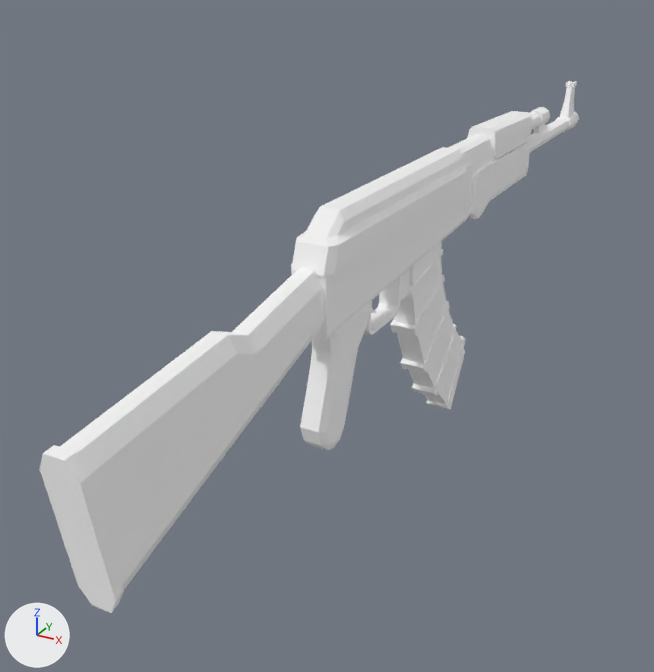
The glTF model client/public/models/ak47.glb as it was, and as the next commit left it.
Before and after are seen from a 50 mm lens placed at (0.284, -0.52, 0.301), pointed at (-0.072, 0.127, -0.023). The axes (+X, +Y, +Z) are drawn at lower left. The lights are the same throughout. The picture after the commit comes second. Where no turn or scale is listed for an object, it has been applied to the vertices. Vertices at exactly the same position are counted once.

The first picture shows 'AssaultRifle_2'.
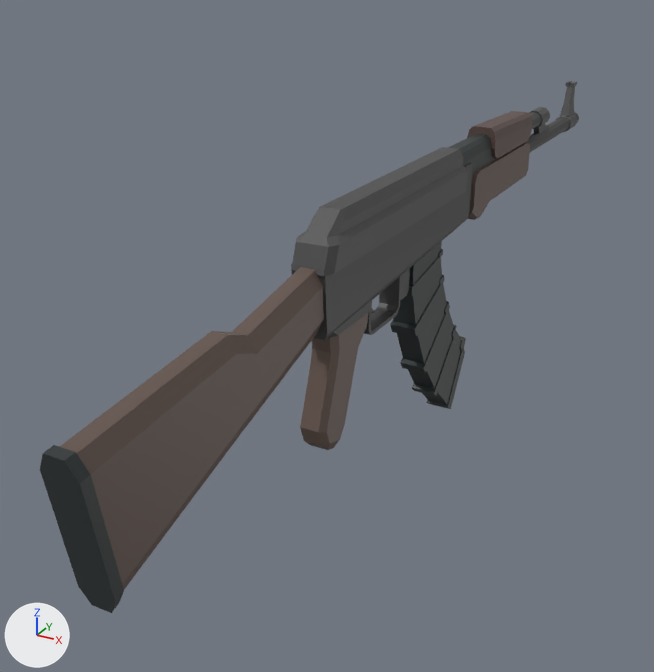
Where the newer file only moved an object's origin or applied its transform, the numbers keep the older frame.

Where the change shows, as pixel boxes [x1, y1, x2, y2] in the pictures (654 x 672 px):
part 1 of me_cube_136, reshaped: [325, 134, 527, 340] in both
part 2 of me_cube_136, recoloured (darker): [60, 143, 530, 589] in both
part 3 of me_cube_136, recoloured: [40, 241, 466, 613] in both
part 4 of me_cube_136, recoloured: [291, 112, 579, 340] in both
part 5 of me_cube_136, recoloured (white to grey): [291, 81, 577, 276] in both
part 6 of me_cube_136, recoloured (white to grey): [467, 111, 532, 158] in both

The edits, one by one:
Picture 'PaletteBaseColor' (img_palettebasecolor) is new.
Material 'PaletteMaterial001' (mat_palettematerial001) is new.
Its texture is img_palettebasecolor.
me_cube_136 is used by ob_assaultrifle_2; location (0.0, 0.0, 0.0).
me_cube_136 had 684 vertices, 1298 faces and spanned x -0.016..0.016, y -0.265..0.63, z -0.122..0.142.
me_cube_136 now has 660 vertices, 1250 faces and spans x -0.016..0.016, y -0.265..0.63, z -0.122..0.142.
Part 1, on me_cube_136:
24 vertices are removed from x -0.014..0.014, y 0.002..0.296, z 0.053..0.133.
103 faces are deleted.
55 new faces join them.
me_cube_136 part 2: 194 faces spanning x -0.014..0.014, y -0.257..0.41, z -0.045..0.108 switch from mat_wood (white #ffffff) to mat_palettematerial001 (picture img_palettebasecolor).
me_cube_136 part 3: 362 faces spanning x -0.013..0.013, y -0.265..0.406, z -0.122..0.133 switch from mat_black (white #ffffff) to mat_palettematerial001 (picture img_palettebasecolor).
me_cube_136 part 4: 361 faces spanning x -0.013..0.013, y -0.029..0.63, z 0.024..0.128 switch from mat_darkmetal (white #ffffff) to mat_palettematerial001 (picture img_palettebasecolor).
me_cube_136 part 5: 234 faces spanning x -0.016..0.016, y -0.031..0.616, z 0.086..0.142 switch from mat_metal (white #ffffff) to mat_palettematerial001 (picture img_palettebasecolor).
me_cube_136 part 6: 44 faces spanning x -0.014..0.014, y 0.295..0.41, z 0.11..0.14 switch from mat_darkwood (white #ffffff) to mat_palettematerial001 (picture img_palettebasecolor).
